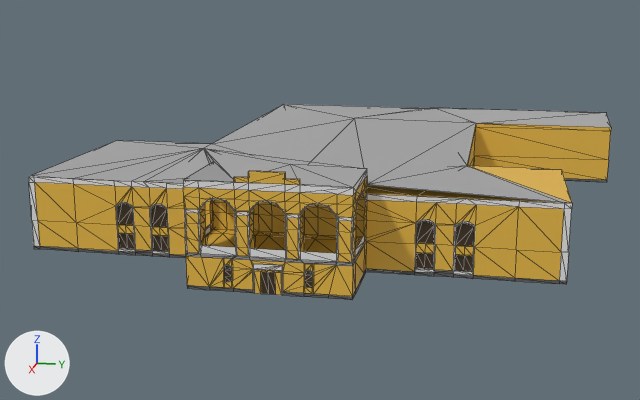
What one commit did to the glTF model Дом культуры.glb.
The view is the same before and after, from a camera (50 mm lens) standing at (99.0, 17.8, 24.6) and looking at (4.0, -1.2, 0.9). Lighting does not change. The marker at lower left points along +X, +Y and +Z. The picture after the commit comes second. Mesh edges are drawn as thin lines. Vertices at exactly the same position are counted once.

In view in the first picture: 'Городской дом культуры'.
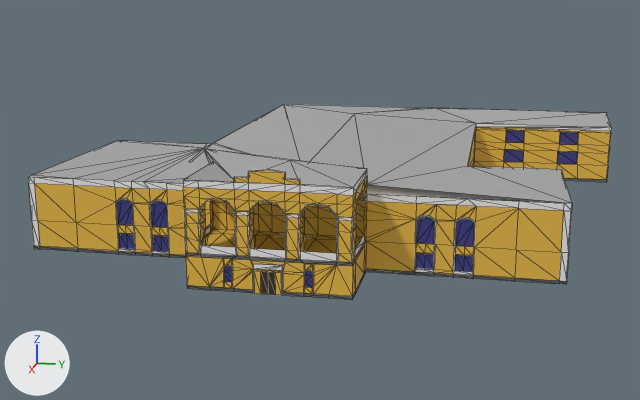
Pixel boxes (x1, y1, x2, y2) of what changed, in the pictures (640 x 400 px; the box of a moved part takes in the faces that stretch with it):
part 1 of me_городской_дом_культуры, reshaped
    before: (28, 127, 611, 252)
    after: (28, 104, 611, 252)
part 2 of me_городской_дом_культуры, moved or reshaped
    before: (212, 104, 475, 185)
    after: (284, 104, 475, 185)
part 3 of me_городской_дом_культуры, recoloured
    both: (469, 166, 572, 203)
part 4 of me_городской_дом_культуры, recoloured
    both: (117, 204, 474, 288)
part 5 of me_городской_дом_культуры, recoloured
    both: (135, 250, 453, 274)

The change, as a list of edits to the scene's bpy script:
```text
Add mat_материал_006:
    mat_материал_006 = principled_material('Материал.006')
    mat_материал_006.base_color = (0.0448, 0.044, 0.241)  # blue #3c3b87
Change me_городской_дом_культуры:
    used by ob_городской_дом_культуры; location = (0.0, 412.17, 0.0)
    remove me_городской_дом_культуры.from_pydata(...)  # 709 vertices, 1417 faces; spans x -29.0..33.0, y -436.9..-380.3, z 0.0..10.1
    add me_городской_дом_культуры.from_pydata(...)  # 907 vertices, 1806 faces; spans x -29.0..33.0, y -436.9..-380.3, z 0.0..10.3
    me_городской_дом_культуры part 1: 67 vertices moved from x 24.9..27.0, y -436.9..-388.6, z 4.5..9.2 to x 24.9..27.0, y -436.9..-388.6, z 4.9..9.6; 6 vertices removed from x -15.8..25.7, y -400.7..-380.3, z 2.8..6.5; 204 vertices added at x -28.9..32.9, y -436.2..-380.3, z 0.3..10.3
    me_городской_дом_культуры part 2: 1 vertex removed from x -10.8, y -411.8, z 8.0; 1 vertex added at x -10.8, y -411.8, z 8.5
    me_городской_дом_культуры part 3: 1 face spanning x 11.8..25.7, y -397.0..-387.9, z 7.0 switches from mat_материал (yellow #e7b844) to mat_материал_005 (grey #aaaaaa)
    me_городской_дом_культуры part 4: 52 faces spanning x 24.9..32.9, y -428.2..-395.8, z 0.5..5.2 switch from mat_материал_003 (brown #3b2b16) to mat_материал_006 (blue #3c3b87)
    me_городской_дом_культуры part 5: 4 faces spanning x 25.0..25.7, y -426.6..-397.4, z 0.3..0.6 switch from mat_материал_004 (dark grey #5e5e5e) to mat_материал (yellow #e7b844)
```
